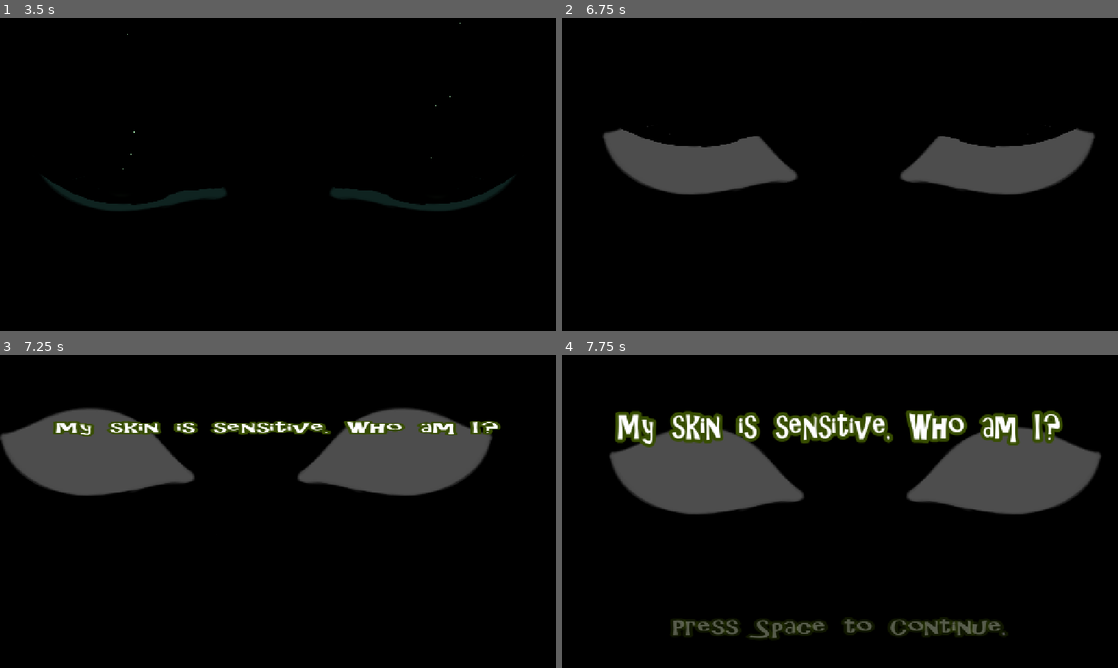
Above: before the commit, frames 1-4 (two rows, left to right).
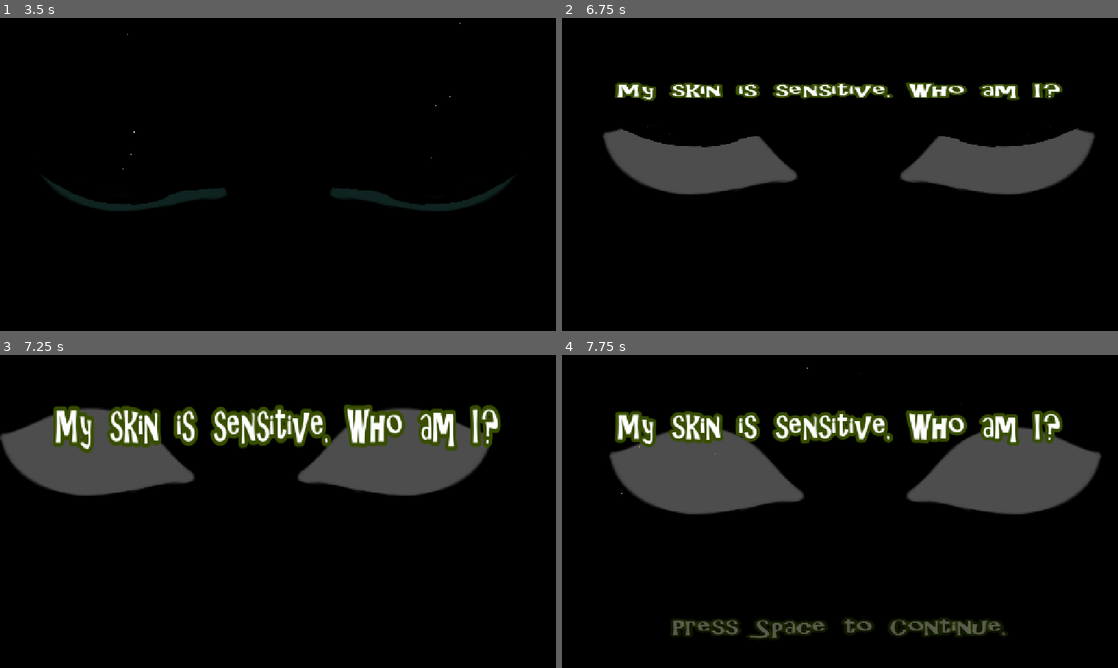
Above: after the commit, the same moments.

Repository: ACristoff/latechjam9
Game: Godot game, scene res://Game/Lib/Game_Manager/game_manager.tscn
Same seed, same stepped clock (60 frames per second), same inputs: the game is played once before the commit and once after it. Sound files missing from this copy of the repository are replaced by a short silence.
Inputs (mouse positions are in pixels of both pictures, inside the frame that each line leads up to):
- Up to frame 1 (3.5 s): click "Start" at 0.5 s; tap Space (interact) at 1.25, 1.35, 2, 2.1, 2.75, 2.85 s; move the mouse to (400, 158) at 1.27 s; move the mouse to (166, 190) at 2.02 s; move the mouse to (333, 105) at 2.77 s
- Up to frame 2 (6.75 s): tap Space (interact) at 3.5, 3.6, 4.25, 4.35, 5, 5.1, 5.85, 6.6 s; move the mouse to (812, 237) at 3.52 s; move the mouse to (1006, 221) at 4.27 s; move the mouse to (673, 127) at 5.02 s; move the mouse to (867, 174) at 5.77 s; move the mouse to (756, 96) at 6.52 s
- Up to frame 3 (7.25 s): no input
- Up to frame 4 (7.75 s): move the mouse to (962, 495) at 7.27 s; tap Space (interact) at 7.35 s

Frame 1 is identical in both runs. In frame 2, 2.7% of the frame differs, in the area x 9-90%, y 20-27%; in frame 3, 6.0%, in the area x 9-90%, y 15-32%; in frame 4, less than 0.1%.

Commit message:
thought bubble particle issue

Diff:
--- a/Assets/Shaders/thought_bubble.tscn
+++ b/Assets/Shaders/thought_bubble.tscn
@@ -136,6 +136,18 @@
 "transitions": PackedFloat32Array(1, 1),
 "update": 0,
 "values": [Color(1, 1, 1, 0.298039), Color(1, 1, 1, 0)]
+}
+tracks/5/type = "value"
+tracks/5/imported = false
+tracks/5/enabled = true
+tracks/5/path = NodePath("GPUParticles2D:modulate")
+tracks/5/interp = 1
+tracks/5/loop_wrap = true
+tracks/5/keys = {
+"times": PackedFloat32Array(0, 3),
+"transitions": PackedFloat32Array(1, 1),
+"update": 0,
+"values": [Color(1, 1, 1, 1), Color(1, 1, 1, 0)]
 }
 
 [sub_resource type="Animation" id="Animation_f6kd6"]
@@ -318,8 +330,8 @@
 tracks/0/interp = 1
 tracks/0/loop_wrap = true
 tracks/0/keys = {
-"times": PackedFloat32Array(0, 0.9, 1),
-"transitions": PackedFloat32Array(3.24901, 1, 1),
+"times": PackedFloat32Array(0.0333333, 0.9, 1),
+"transitions": PackedFloat32Array(0.258816, 1, 1),
 "update": 0,
 "values": [Vector2(1, 1e-05), Vector2(1, 1.325), Vector2(1, 1)]
 }
